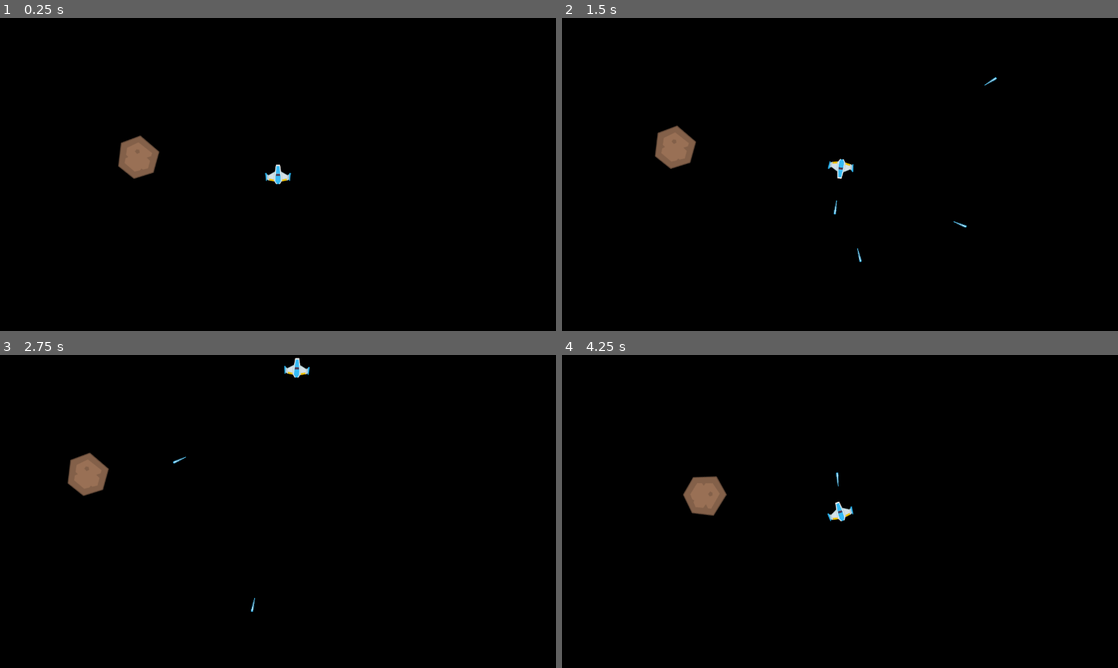
Above: before the commit, frames 1-4 (two rows, left to right).
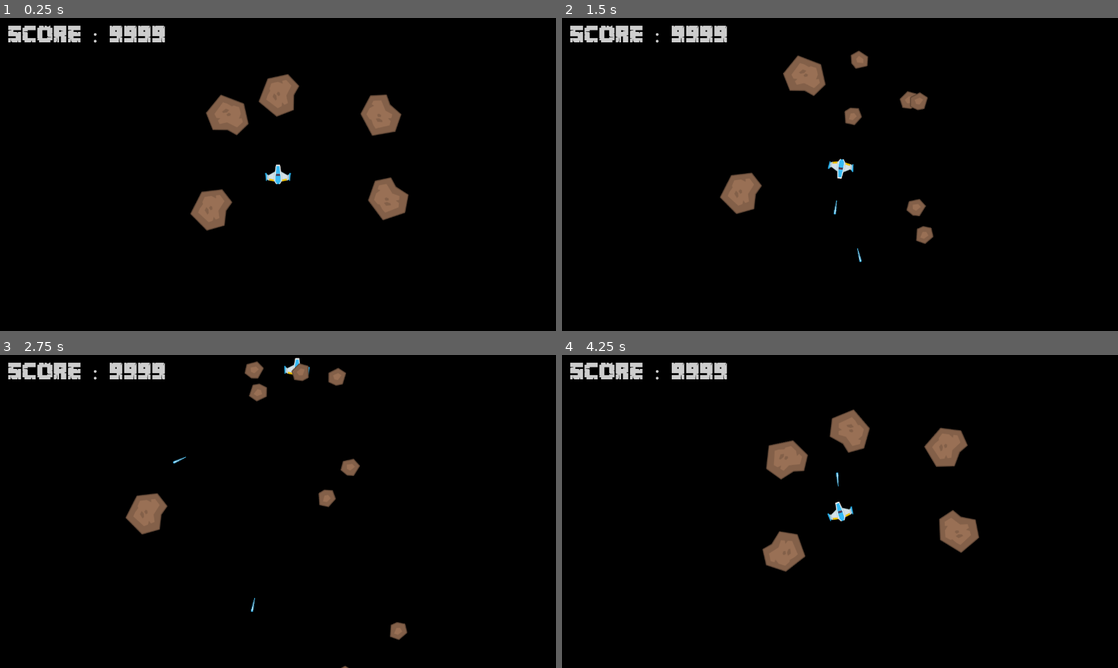
Above: after the commit, the same moments.

Repository: Abhinav-1524/Godot-Asteroid-game
Game: Godot game, scene res://scenes/game.tscn
Same seed, same stepped clock (60 frames per second), same inputs: the game is played once before the commit and once after it. This scene is started directly instead of the project's main scene.
Inputs:
- Up to frame 1 (0.25 s): no input
- Up to frame 2 (1.5 s): hold D (rotate_right) 0.53-1.28 s; hold Space (shoot) 0.53-1.28 s; hold S (move_backward) from 1.28 s (still down); tap Space (shoot) at 1.35 s
- Up to frame 3 (2.75 s): release S (move_backward) at 2.03 s; hold D (rotate_right) from 2.03 s (still down); hold Space (shoot) from 2.03 s (still down)
- Up to frame 4 (4.25 s): release D (rotate_right) at 2.78 s; release Space (shoot) at 2.78 s; hold W (move_forward) 2.78-3.53 s; tap Space (shoot) at 2.85 s; hold A (rotate_left) from 3.53 s (still down); hold Space (shoot) from 3.53 s (still down); tap R (reset) at 4.15 s

The runs differ from the first frame. In frame 1, 5.2% of the frame differs, in the area x 1-74%, y 2-68%; in frame 2, 4.0%; in frame 3, 3.5%; in frame 4, 5.2%, in the area x 1-75%, y 2-70%.

Commit message:
implemented asteroids

Diff:
--- /dev/null
+++ b/resources/asteroid_cshape_large.tres
@@ -0,0 +1,4 @@
+[gd_resource type="CircleShape2D" format=3 uid="uid://bxuxt437fvhm4"]
+
+[resource]
+radius = 44.0114
--- /dev/null
+++ b/resources/asteroid_cshape_med.tres
@@ -0,0 +1,4 @@
+[gd_resource type="CircleShape2D" format=3 uid="uid://dc5ydpfnura3f"]
+
+[resource]
+radius = 20.0
--- /dev/null
+++ b/resources/asteroid_cshape_tiny.tres
@@ -0,0 +1,4 @@
+[gd_resource type="CircleShape2D" format=3 uid="uid://ibdx1d2gp38x"]
+
+[resource]
+radius = 6.08276
--- a/scenes/asteroid.tscn
+++ b/scenes/asteroid.tscn
@@ -2,15 +2,15 @@
 
 [ext_resource type="Script" path="res://scripts/Asteroid.gd" id="1_tvwmn"]
 [ext_resource type="Texture2D" uid="uid://lkykvy8kdb7y" path="res://assets/PNG/Meteors/meteorBrown_big4.png" id="2_gixv8"]
-
-[sub_resource type="CircleShape2D" id="CircleShape2D_csjxx"]
-radius = 44.0114
+[ext_resource type="Shape2D" uid="uid://bxuxt437fvhm4" path="res://resources/asteroid_cshape_large.tres" id="3_3mvr8"]
 
 [node name="Asteroid" type="Area2D"]
+collision_layer = 4
+collision_mask = 11
 script = ExtResource("1_tvwmn")
 
 [node name="Sprite2D" type="Sprite2D" parent="."]
 texture = ExtResource("2_gixv8")
 
 [node name="CollisionShape2D" type="CollisionShape2D" parent="."]
-shape = SubResource("CircleShape2D_csjxx")
+shape = ExtResource("3_3mvr8")
--- a/scenes/game.tscn
+++ b/scenes/game.tscn
@@ -1,16 +1,35 @@
-[gd_scene load_steps=4 format=3 uid="uid://ddusvhi5g8ne3"]
+[gd_scene load_steps=5 format=3 uid="uid://ddusvhi5g8ne3"]
 
 [ext_resource type="Script" path="res://scripts/game.gd" id="1_31gbs"]
 [ext_resource type="PackedScene" uid="uid://co0xd7w6j3bnp" path="res://scenes/player.tscn" id="1_wos3e"]
+[ext_resource type="PackedScene" uid="uid://l6ml4msv2571" path="res://scenes/ui.tscn" id="2_8b7gy"]
 [ext_resource type="PackedScene" uid="uid://nh8gi2aer8qg" path="res://scenes/asteroid.tscn" id="3_fahw2"]
 
 [node name="Game" type="Node2D"]
 script = ExtResource("1_31gbs")
+
+[node name="UI" type="CanvasLayer" parent="."]
+
+[node name="UI" parent="UI" instance=ExtResource("2_8b7gy")]
 
 [node name="Player" parent="." instance=ExtResource("1_wos3e")]
 position = Vector2(640, 360)
 
 [node name="Lasers" type="Node2D" parent="."]
 
-[node name="Asteroid" parent="." instance=ExtResource("3_fahw2")]
-position = Vector2(328, 325)
+[node name="Asteroids" type="Node2D" parent="."]
+
+[node name="Asteroid" parent="Asteroids" instance=ExtResource("3_fahw2")]
+position = Vector2(658, 181)
+
+[node name="Asteroid2" parent="Asteroids" instance=ExtResource("3_fahw2")]
+position = Vector2(890, 215)
+
+[node name="Asteroid3" parent="Asteroids" instance=ExtResource("3_fahw2")]
+position = Vector2(914, 399)
+
+[node name="Asteroid4" parent="Asteroids" instance=ExtResource("3_fahw2")]
+position = Vector2(505, 447)
+
+[node name="Asteroid5" parent="Asteroids" instance=ExtResource("3_fahw2")]
+position = Vector2(518, 245)
--- a/scenes/laser.tscn
+++ b/scenes/laser.tscn
@@ -25,4 +25,5 @@
 position = Vector2(0, -17)
 scale = Vector2(0.25, 1.15)
 
+[connection signal="area_entered" from="." to="." method="_on_area_entered"]
 [connection signal="screen_exited" from="VisibleOnScreenNotifier2D" to="." method="_on_visible_on_screen_notifier_2d_screen_exited"]
--- /dev/null
+++ b/scenes/ui.tscn
@@ -0,0 +1,25 @@
+[gd_scene load_steps=4 format=3 uid="uid://l6ml4msv2571"]
+
+[ext_resource type="FontFile" uid="uid://d1mpa17nrq407" path="res://assets/Bonus/Minecrafter.Alt.ttf" id="1_smwqt"]
+[ext_resource type="Script" path="res://scripts/score.gd" id="1_tq3kp"]
+
+[sub_resource type="LabelSettings" id="LabelSettings_of0ds"]
+font = ExtResource("1_smwqt")
+font_size = 48
+font_color = Color(1, 1, 1, 0.803922)
+
+[node name="UI" type="Control"]
+layout_mode = 3
+anchors_preset = 0
+offset_right = 40.0
+offset_bottom = 40.0
+
+[node name="score" type="Label" parent="."]
+layout_mode = 0
+offset_left = 17.0
+offset_top = 17.0
+offset_right = 314.0
+offset_bottom = 87.0
+text = "SCORE : 9999"
+label_settings = SubResource("LabelSettings_of0ds")
+script = ExtResource("1_tq3kp")
--- a/scripts/Asteroid.gd
+++ b/scripts/Asteroid.gd
@@ -1,11 +1,66 @@
-extends Area2D
+class_name Asteroid extends Area2D
+
+signal exploded(pos,size,points)
 
 var movement_vector := Vector2(0,-1)
+
+enum AsteroidSize{LARGE,MEDIUM,SMALL}
+@export var size := AsteroidSize.LARGE
+
 var speed = 50.0
+
+@onready var sprite = $Sprite2D
+@onready var cshape = $CollisionShape2D
+
+
+
+var points: int:
+	get:
+		match size:
+			AsteroidSize.LARGE:
+				return 50
+			AsteroidSize.MEDIUM:
+				return 100
+			AsteroidSize.SMALL:
+				return 150
+			_:
+				return 0
+
 
 func _ready():
 	rotation = randf_range(0,2*PI)
-	print(rotation_degrees)
+
+	match size:
+		AsteroidSize.LARGE :
+			speed = randf_range(50,100)
+			sprite.texture = preload("res://assets/PNG/Meteors/meteorBrown_big1.png")
+			cshape.set_deferred("shape",preload("res://resources/asteroid_cshape_large.tres"))
+		AsteroidSize.MEDIUM :
+			speed = randf_range(100,150)
+			sprite.texture = preload("res://assets/PNG/Meteors/meteorBrown_med3.png")
+			cshape.set_deferred("shape",preload("res://resources/asteroid_cshape_med.tres"))
+		AsteroidSize.SMALL :
+			speed = randf_range(100,200)
+			sprite.texture = preload("res://assets/PNG/Meteors/meteorBrown_tiny2.png")
+			cshape.set_deferred("shape",preload("res://resources/asteroid_cshape_tiny.tres"))
+
+
 
 func _physics_process(delta):
 	global_position += movement_vector.rotated(rotation) * speed * delta
+
+	var radius = cshape.shape.radius
+	var screen_size = get_viewport_rect().size
+	if (global_position.y + radius) < 0:
+		global_position.y = (screen_size.y + radius)
+	elif (global_position.y-radius) > screen_size.y:
+		global_position.y = -radius
+	if (global_position.x + radius) < 0:
+		global_position.x = (screen_size.x + radius)
+	elif (global_position.x - radius) > screen_size.x:
+		global_position.x = -radius
+
+
+func explode():
+	emit_signal("exploded",global_position,size,points)
+	queue_free()
--- a/scripts/game.gd
+++ b/scripts/game.gd
@@ -3,10 +3,18 @@
 
 @onready var lasers = $Lasers
 @onready var player = $Player
+@onready var asteroids = $Asteroids
+
+var asteroid_scene = preload("res://scenes/asteroid.tscn")
+
+var score := 0
 
 func _ready():
+	score = 0
 	player.connect("laser_shot",_on_player_laser_shot)
 
+	for asteroid in asteroids.get_children():
+		asteroid.connect("exploded", _on_asteroid_exploded )
 
 func _process(delta):
 	if Input.is_action_just_pressed("reset"):
@@ -14,3 +22,22 @@
 
 func _on_player_laser_shot(laser):
 	lasers.add_child(laser)
+
+func _on_asteroid_exploded(pos, size,points):
+	score += points
+	for i in range(2):
+		match size:
+			Asteroid.AsteroidSize.LARGE:
+				spawn_asteroid(pos,Asteroid.AsteroidSize.MEDIUM)
+			Asteroid.AsteroidSize.MEDIUM:
+				spawn_asteroid(pos,Asteroid.AsteroidSize.SMALL)
+			Asteroid.AsteroidSize.SMALL:
+				pass
+	print(score)
+
+func spawn_asteroid(pos, size):
+	var a = asteroid_scene.instantiate()
+	a.global_position = pos
+	a.size = size
+	a.connect("exploded", _on_asteroid_exploded)
+	asteroids.call_deferred("add_child",a)
--- a/scripts/laser.gd
+++ b/scripts/laser.gd
@@ -10,3 +10,10 @@
 
 func _on_visible_on_screen_notifier_2d_screen_exited():
 	queue_free()
+
+
+func _on_area_entered(area):
+	if area is Asteroid:
+		var asteroid = area
+		asteroid.explode()
+		queue_free()
--- /dev/null
+++ b/scripts/score.gd
@@ -0,0 +1,5 @@
+extends Label
+
+@onready var score = $Score:
+	set(value):
+		score.text = "SCORE: " + str(value)
Binary file added: assets/Bonus/Minecrafter.Alt.ttf
Not shown, added: assets/Bonus/Minecrafter.Alt.ttf.import
Binary file added: assets/Bonus/Minecrafter.Reg.ttf
Not shown, added: assets/Bonus/Minecrafter.Reg.ttf.import
Binary file added: assets/Bonus/PAC-FONT.TTF
Not shown, added: assets/Bonus/PAC-FONT.TTF.import
